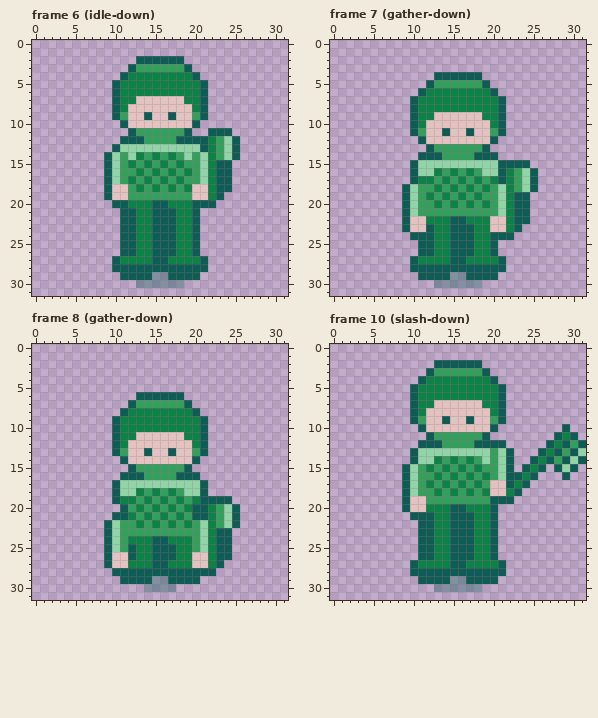
Two states of a pixel-art file, assets/aseprite/actor_hero_axe_mail.aseprite. The picture above was drawn from the file before the commit.
32x32 pixels, 52 frames. Shown: frame 6 (idle-down), frame 7 (gather-down), frame 8 (gather-down), frame 10 (slash-down). The commit also changed other frames, which this record leaves out.
Once edited:
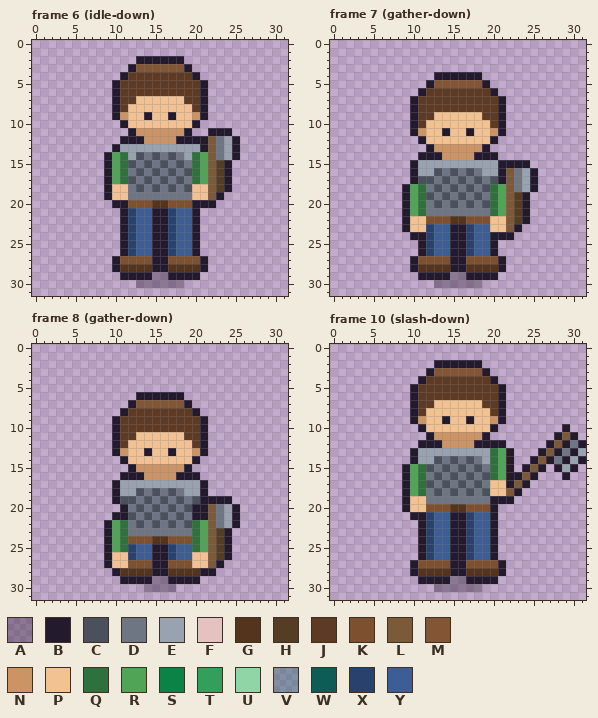
Palette (. is transparent): A #241a2e5a  B #241a2e  C #4a515c  D #6e7684  E #99a2b0  F #e5c2c0  G #55341d  H #553d25  J #5c3a24  K #7d512f  L #7a5a38  M #825535  N #cc9464  P #f2c292  Q #2f713c  R #4fa555  S #0c8346  T #329f5b  U #8fd5a6  V #0d5d565a  W #0d5d56  X #28416d  Y #3d5d94
From old to new:
Changed rows in their new state; - is an unchanged pixel.
Frame 6 (idle-down), layers "actor", "shadow":
first column x 9:
 2 ----BBBBBB-------
 3 ---BMMMMMMB------
 4 --BJJJJJJJJB-----
 5 -BJJJJJJJJJJB----
 6 -BJJJJJJJJJJB----
 7 -BJJPPPPPPJJB----
 8 -BJPPPPPPPPJB----
 9 -BNPPBPPBPPNB----
10 --BPPPPPPPPB-----
11 ---BNNNNNNB--BBB-
12 --BBBNNNNBBBBLDEB
13 -BEEEEEEEEEEBLDEB
14 BRQECDCDCDEQRLDEB
15 BRQCDCDCDCDQRLHB-
16 BRQDCDCDCDCQRLHB-
17 BRQCDCDCDCDQRLHB-
18 BPPDCDCDCDCPPLHB-
19 BPPDDDDDDDDPPLB--
20 -BBKKKGGKKKBBB---
21 --BXYYBBXYYB-----
22 --BXYYBBXYYB-----
23 --BXYYBBXYYB-----
24 --BXYYBBXYYB-----
25 --BXYYBBXYYB-----
26 --BXYYBBXYYB-----
27 -BKKKKBBKKKKB----
28 -BGGGGBBGGGGB----
29 --BBBBAABBBB-----
30 ----AAAAAA-------
Frame 7 (gather-down), layers "actor", "shadow":
first column x 9:
 4 ----BBBBBB-------
 5 ---BMMMMMMB------
 6 --BJJJJJJJJB-----
 7 -BJJJJJJJJJJB----
 8 -BJJJJJJJJJJB----
 9 -BJJPPPPPPJJB----
10 -BJPPPPPPPPJB----
11 -BNPPBPPBPPNB----
12 --BPPPPPPPPB-----
13 ---BNNNNNNB------
14 --BBBNNNNBBB-----
15 -BEEEEEEEEEEBBBB-
16 -BEECDCDCDEEBLDEB
17 -BCCDCDCDCDCBLDEB
18 BRQDCDCDCDCQRLDEB
19 BRQCDCDCDCDQRLHB-
20 BRQDCDCDCDCQRLHB-
21 BRQDDDDDDDDQRLHB-
22 BPPKKKGGKKKPPLHB-
23 BPPXYYBBXYYPPLB--
24 -BBXYYBBXYYBBB---
25 --BXYYBBXYYB-----
26 --BXYYBBXYYB-----
27 -BKKKKBBKKKKB----
28 -BGGGGBBGGGGB----
29 --BBBBAABBBB-----
30 ----AAAAAA-------
Frame 8 (gather-down), layers "actor", "shadow":
first column x 9:
 6 ----BBBBBB-------
 7 ---BMMMMMMB------
 8 --BJJJJJJJJB-----
 9 -BJJJJJJJJJJB----
10 -BJJJJJJJJJJB----
11 -BJJPPPPPPJJB----
12 -BJPPPPPPPPJB----
13 -BNPPBPPBPPNB----
14 --BPPPPPPPPB-----
15 ---BNNNNNNB------
16 --BBBNNNNBBB-----
17 -BEEEEEEEEEEB----
18 -BEECDCDCDEEB----
19 -BCCDCDCDCDCBBBB-
20 --BDCDCDCDCBBLDEB
21 -BBCDCDCDCDBBLDEB
22 BRQDCDCDCDCQRLDEB
23 BRQDDDDDDDDQRLHB-
24 BRQKKKGGKKKQRLHB-
25 BRQXYYBBXYYQRLHB-
26 BPPXYYBBXYYPPLHB-
27 BPPKKKBBKKKPPLB--
28 -BGGGGBBGGGGBB---
29 --BBBBAABBBB-----
30 -----AAAA--------
Frame 10 (slash-down), layers "actor", "shadow":
first column x 9:
 2 ----BBBBBB-------------
 3 ---BMMMMMMB------------
 4 --BJJJJJJJJB-----------
 5 -BJJJJJJJJJJB----------
 6 -BJJJJJJJJJJB----------
 7 -BJJPPPPPPJJB----------
 8 -BJPPPPPPPPJB----------
 9 -BNPPBPPBPPNB----------
10 --BPPPPPPPPB--------B--
11 ---BNNNNNNB--------BLB-
12 --BBBNNNNBBBB-----BLBDB
13 -BEEEEEEEEEQRB---BLBDBE
14 -BEECDCDCDEQRB--BLBDBEB
15 BRQCDCDCDCDQRB-BLB-BEB-
16 BRQDCDCDCDCQRBBLB---B--
17 BRQCDCDCDCDPPBLB-------
18 BRQDCDCDCDCPPLB--------
19 BPPDDDDDDDDBBB---------
20 BPPKKKGGKKKB-----------
21 -BBXYYBBXYYB-----------
22 --BXYYBBXYYB-----------
23 --BXYYBBXYYB-----------
24 --BXYYBBXYYB-----------
25 --BXYYBBXYYB-----------
26 --BXYYBBXYYB-----------
27 -BKKKKBBKKKKB----------
28 -BGGGGBBGGGGB----------
29 --BBBBAABBBB-----------
30 ----AAAAAA-------------
